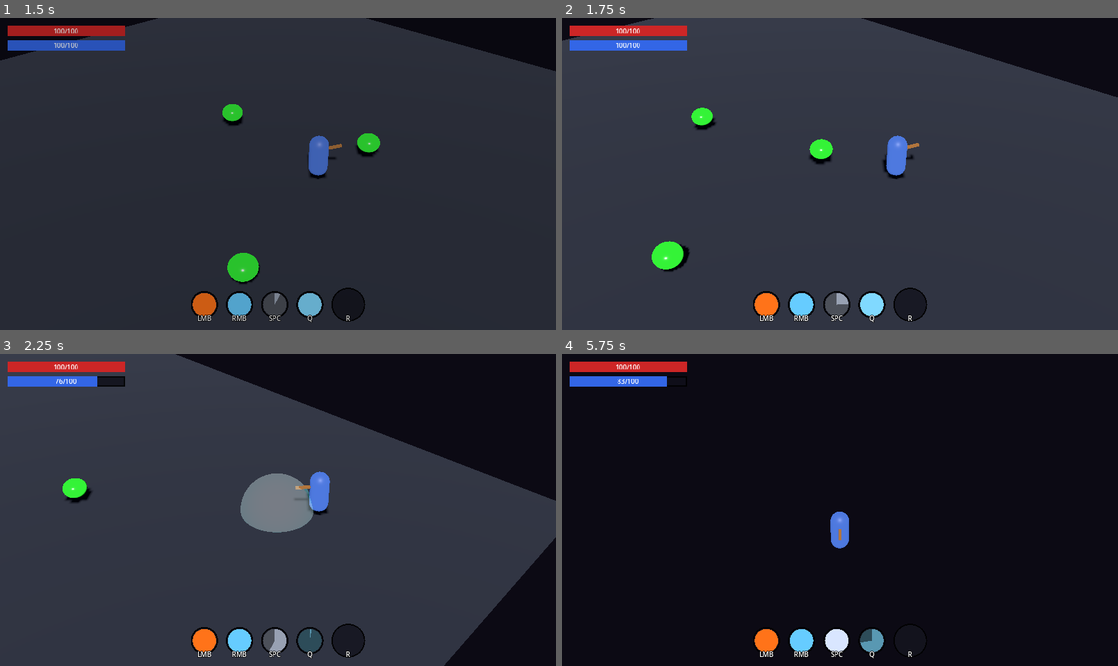
Above: before the commit, frames 1-4 (two rows, left to right).
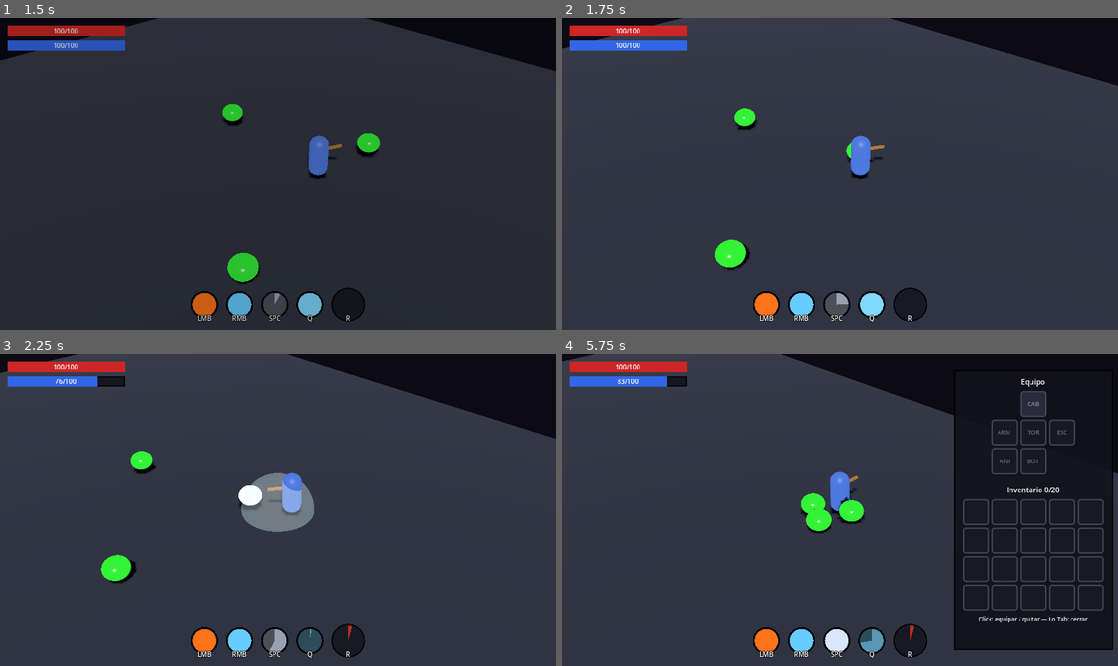
Above: after the commit, the same moments.

Repository: meatxsucks/godot-game
Game: Godot game, scene res://scenes/ui/MainMenu.tscn
Two runs of this game, one before a commit and one after it. Both use one fixed random seed, a clock stepped at 60 frames per second and the inputs below.
Inputs (mouse positions are in pixels of both pictures, inside the frame that each line leads up to):
- Up to frame 1 (1.5 s): click "Comenzar" at 0.5 s; move the mouse to (400, 158) at 1.27 s; hold D (move_right) from 1.28 s (still down); tap Space (ability_dash) at 1.35 s
- Up to frame 2 (1.75 s): keep holding D (move_right)
- Up to frame 3 (2.25 s): move the mouse to (166, 525) at 2.02 s; release D (move_right) at 2.03 s; hold S (move_down) from 2.03 s (still down); tap Q (ability_nova) at 2.1 s
- Up to frame 4 (5.75 s): move the mouse to (895, 441) at 2.77 s; release S (move_down) at 2.78 s; hold D (move_right) 2.78-3.53 s; tap R (ability_super) at 2.85 s; move the mouse to (812, 572) at 3.52 s; hold W (move_up) 3.53-4.28 s; click (812, 572) at 3.6 s; move the mouse to (1006, 556) at 4.27 s; hold A (move_left) 4.28-5 s; right-click (1006, 556) at 4.35 s; tap I (toggle_inventory, bound only after the commit) at 4.9 s; click (1034, 403) at 5 s, where only the run after the commit has a clickable "CAB"

Frame 1 is identical in both runs. In frame 2, 4.3% of the frame differs, in the area x 0-100%, y 0-82%; in frame 3, 16%; in frame 4, 69%, in the area x 0-100%, y 0-100%.

Commit message:
Inventario + equipamiento estilo Tibia y fix del dash
- Inventario de 20 casillas: el loot se recoge (pick_up), ya no auto-equipa
- 6 slots de equipo: cabeza, torso, arma, escudo/orbe, anillo, botas
- Armas a dos manos: desplazan el offhand (y viceversa); smoke test headless
- Bases nuevas: sombrero, botas, escudo de madera, bastón de guerra 2H
- Stat move_speed (%) con afijo 'del Viento' exclusivo de botas
- InventoryPanel con toggle I/Tab: cruz de equipo 3x3 + grilla 5x4,
  tooltips con la ficha completa del ítem, bloquea el casteo al estar abierto
- Dash: corte en seco al terminar el impulso (sin resbalar)

Diff:
--- a/project.godot
+++ b/project.godot
@@ -80,3 +80,9 @@
 "events": [Object(InputEventKey,"resource_local_to_scene":false,"resource_name":"","device":-1,"window_id":0,"alt_press …(192 unchanged characters)…
 ]
 }
+toggle_inventory={
+"deadzone": 0.5,
+"events": [Object(InputEventKey,"resource_local_to_scene":false,"resource_name":"","device":-1,"window_id":0,"alt_pressed":false,"shift_pressed":false,"ctrl_pressed":false,"meta_pressed":false,"pressed":false,"keycode":0,"physical_keycode":73,"key_label":0,"unicode":105,"location":0,"echo":false,"script":null)
+, Object(InputEventKey,"resource_local_to_scene":false,"resource_name":"","device":-1,"window_id":0,"alt_pressed":false,"shift_pressed":false,"ctrl_pressed":false,"meta_pressed":false,"pressed":false,"keycode":0,"physical_keycode":4194306,"key_label":0,"unicode":0,"location":0,"echo":false,"script":null)
+]
+}
--- a/scenes/ui/HUD.tscn
+++ b/scenes/ui/HUD.tscn
@@ -1,6 +1,7 @@
-[gd_scene load_steps=5 format=3 uid="uid://chudingame001"]
+[gd_scene load_steps=6 format=3 uid="uid://chudingame001"]
 
 [ext_resource type="Script" path="res://scripts/ui/hud.gd" id="1_hud"]
+[ext_resource type="PackedScene" uid="uid://cinvpanel0001" path="res://scenes/ui/InventoryPanel.tscn" id="2_invpanel"]
 
 [sub_resource type="StyleBoxFlat" id="StyleBoxFlat_bar_bg"]
 bg_color = Color(0.06, 0.06, 0.1, 0.85)
@@ -96,3 +97,6 @@
 mouse_filter = 2
 theme_override_constants/separation = 10
 alignment = 1
+
+[node name="InventoryPanel" parent="Root" instance=ExtResource("2_invpanel")]
+unique_name_in_owner = true
--- /dev/null
+++ b/scenes/ui/InventoryPanel.tscn
@@ -0,0 +1,79 @@
+[gd_scene load_steps=3 format=3 uid="uid://cinvpanel0001"]
+
+[ext_resource type="Script" path="res://scripts/ui/inventory_panel.gd" id="1_inv"]
+
+[sub_resource type="StyleBoxFlat" id="StyleBoxFlat_panel"]
+content_margin_left = 10.0
+content_margin_top = 10.0
+content_margin_right = 10.0
+content_margin_bottom = 10.0
+bg_color = Color(0.07, 0.07, 0.11, 0.92)
+border_width_left = 2
+border_width_top = 2
+border_width_right = 2
+border_width_bottom = 2
+border_color = Color(0, 0, 0, 0.9)
+
+[node name="InventoryPanel" type="PanelContainer"]
+visible = false
+layout_mode = 1
+anchors_preset = 6
+anchor_left = 1.0
+anchor_top = 0.5
+anchor_right = 1.0
+anchor_bottom = 0.5
+offset_left = -252.0
+offset_top = -215.0
+offset_right = -8.0
+offset_bottom = 215.0
+grow_horizontal = 0
+grow_vertical = 2
+theme_override_styles/panel = SubResource("StyleBoxFlat_panel")
+script = ExtResource("1_inv")
+
+[node name="VBox" type="VBoxContainer" parent="."]
+layout_mode = 2
+theme_override_constants/separation = 6
+
+[node name="EquipTitle" type="Label" parent="VBox"]
+layout_mode = 2
+theme_override_font_sizes/font_size = 11
+text = "Equipo"
+horizontal_alignment = 1
+
+[node name="EquipCenter" type="CenterContainer" parent="VBox"]
+layout_mode = 2
+
+[node name="EquipGrid" type="GridContainer" parent="VBox/EquipCenter"]
+unique_name_in_owner = true
+layout_mode = 2
+theme_override_constants/h_separation = 4
+theme_override_constants/v_separation = 4
+columns = 3
+
+[node name="HSep" type="HSeparator" parent="VBox"]
+layout_mode = 2
+
+[node name="InvCounter" type="Label" parent="VBox"]
+unique_name_in_owner = true
+layout_mode = 2
+theme_override_font_sizes/font_size = 11
+text = "Inventario 0/20"
+horizontal_alignment = 1
+
+[node name="InvCenter" type="CenterContainer" parent="VBox"]
+layout_mode = 2
+
+[node name="InvGrid" type="GridContainer" parent="VBox/InvCenter"]
+unique_name_in_owner = true
+layout_mode = 2
+theme_override_constants/h_separation = 4
+theme_override_constants/v_separation = 4
+columns = 5
+
+[node name="Hint" type="Label" parent="VBox"]
+layout_mode = 2
+theme_override_font_sizes/font_size = 9
+text = "Click: equipar / quitar — I o Tab: cerrar"
+horizontal_alignment = 1
+autowrap_mode = 2
--- a/scripts/loot/item_base.gd
+++ b/scripts/loot/item_base.gd
@@ -5,10 +5,13 @@
 @export var id: StringName
 ## Nombre visible del tipo, p.ej. "Bastón", "Orbe", "Anillo".
 @export var name: String = ""
-## Tipo lógico: &"staff", &"orb", &"wand", &"ring", &"armor".
+## Tipo lógico: &"staff", &"orb", &"wand", &"ring", &"armor", &"helmet",
+## &"shield", &"boots".
 @export var type: StringName
-## Slot de equipo: &"weapon", &"offhand", &"ring", &"armor".
+## Slot de equipo: &"head", &"armor", &"weapon", &"offhand", &"ring", &"boots".
 @export var slot: StringName
+## Arma a dos manos: al equiparla desplaza el offhand (y viceversa).
+@export var two_handed: bool = false
 ## Stats base implícitos del item (stat -> valor).
 @export var base_stats: Dictionary = {}
 ## Etiquetas de afijos permitidas (vacío = todas). Filtra el pool.
--- a/scripts/loot/loot_database.gd
+++ b/scripts/loot/loot_database.gd
@@ -16,13 +16,14 @@
 
 # --- Constructores helper -------------------------------------------------
 
-func _base(id: StringName, name: String, type: StringName, slot: StringName, base_stats: Dictionary) -> ItemBase:
+func _base(id: StringName, name: String, type: StringName, slot: StringName, base_stats: Dictionary, two_handed := false) -> ItemBase:
 	var b := ItemBase.new()
 	b.id = id
 	b.name = name
 	b.type = type
 	b.slot = slot
 	b.base_stats = base_stats
+	b.two_handed = two_handed
 	return b
 
 func _affix(id: StringName, word: String, kind: int, stat: StringName, label: String,
@@ -64,6 +65,11 @@
 		_base(&"wand_bone", "Varita de hueso", &"wand", &"weapon", {&"spell_damage": 5.0, &"cast_speed": 5.0}),
 		_base(&"ring_copper", "Anillo de cobre", &"ring", &"ring", {&"crit_chance": 2.0}),
 		_base(&"robe_linen", "Túnica de lino", &"armor", &"armor", {&"max_health": 25.0}),
+		# Equipo estilo Tibia: cabeza, botas, escudo y arma a dos manos.
+		_base(&"hat_cloth", "Sombrero de tela", &"helmet", &"head", {&"max_mana": 12.0, &"max_health": 8.0}),
+		_base(&"boots_leather", "Botas de cuero", &"boots", &"boots", {&"max_health": 10.0, &"move_speed": 3.0}),
+		_base(&"shield_wood", "Escudo de madera", &"shield", &"offhand", {&"max_health": 20.0, &"res_fire": 5.0}),
+		_base(&"staff_war", "Bastón de guerra", &"staff", &"weapon", {&"spell_damage": 14.0}, true),
 	]
 
 func _build_affixes() -> void:
@@ -90,6 +96,8 @@
 		_affix(&"res_cold", "del Invierno", K.SUFFIX, &"res_cold", "Resist. al hielo", M.PERCENT, 5, 15, 0.3, 55, T.UNCOMMON, [], [&"defense", &"cold"]),
 		_affix(&"res_light", "de la Tormenta", K.SUFFIX, &"res_lightning", "Resist. al rayo", M.PERCENT, 5, 15, 0.3, 55, T.UNCOMMON, [], [&"defense", &"lightning"]),
 		_affix(&"area", "del Coloso", K.SUFFIX, &"area", "Área de efecto", M.PERCENT, 4, 10, 0.2, 35, T.EPIC, [], [&"utility"]),
+		# Solo botas: velocidad de movimiento (FLAT = puntos de % directos).
+		_affix(&"move_speed", "del Viento", K.SUFFIX, &"move_speed", "Vel. de movimiento", M.FLAT, 3, 8, 0.2, 50, T.UNCOMMON, [&"boots"], [&"utility"]),
 	]
 
 func _build_legendaries() -> void:
--- a/scripts/loot/loot_drop.gd
+++ b/scripts/loot/loot_drop.gd
@@ -34,11 +34,10 @@
 func _on_body_entered(body: Node3D) -> void:
 	if not body.is_in_group("player") or item == null:
 		return
-	print("--- LOOT RECOGIDO ---")
-	print(item.to_text())
-	# Equipar de verdad: aplica los stats del ítem al mago.
-	if body.has_method("equip"):
-		var previous: LootItem = body.equip(item)
-		if previous:
-			print("(reemplaza: %s)" % previous.display_name)
+	# Al inventario: la decisión de equipar es del jugador (estilo Tibia).
+	if not body.has_method("pick_up"):
+		return
+	if not body.pick_up(item):
+		return # inventario lleno: el drop queda en el suelo
+	print("[Loot] recogido: %s" % item.display_name)
 	queue_free()
--- a/scripts/player/player_controller.gd
+++ b/scripts/player/player_controller.gd
@@ -19,12 +19,22 @@
 	&"ability_super",
 ]
 
+## Capacidad del inventario (loot recogido, aún no equipado).
+const INVENTORY_SIZE := 20
+
 ## Stats del mago (base + loot equipado). Fuente de verdad del combate.
 var stats := PlayerStats.new()
 
 ## Barra de poderes (5 slots) y el cooldown restante de cada uno.
 var abilities: Array[Ability] = []
 var cooldowns: Array[float] = []
+
+## Loot recogido. Se equipa a mano desde el panel de inventario.
+var inventory: Array[LootItem] = []
+
+## false mientras el inventario está abierto: no se castean poderes
+## (los cooldowns siguen corriendo).
+var combat_input_enabled: bool = true
 
 ## Stamina del super (0..SUPER_MAX). Se gana dañando y matando enemigos.
 var super_charge: float = 0.0
@@ -38,6 +48,7 @@
 signal mana_changed(current: float, maximum: float)
 signal item_equipped(item: LootItem, previous: LootItem)
 signal super_charge_changed(current: float, maximum: float)
+signal inventory_changed
 
 @onready var visual: Node3D = $Visual
 @onready var wand: MeshInstance3D = $Visual/Wand
@@ -64,12 +75,21 @@
 
 # --- Movimiento -----------------------------------------------------------
 
+## Velocidad de caminata real: base + move_speed (%) de las botas/loot.
+func current_speed() -> float:
+	return speed * (1.0 + stats.get_stat(&"move_speed") / 100.0)
+
 func _move(delta: float) -> void:
 	# Durante el dash la velocidad está bloqueada al impulso.
 	if _dash_timer > 0.0:
 		_dash_timer -= delta
-		velocity.x = _dash_dir.x * speed * DASH_SPEED_MULT
-		velocity.z = _dash_dir.z * speed * DASH_SPEED_MULT
+		velocity.x = _dash_dir.x * current_speed() * DASH_SPEED_MULT
+		velocity.z = _dash_dir.z * current_speed() * DASH_SPEED_MULT
+		# Al terminar el impulso se corta en seco a velocidad de caminata:
+		# sin esto el mago "resbala" mientras desacelera desde x4.
+		if _dash_timer <= 0.0:
+			velocity.x = _dash_dir.x * current_speed()
+			velocity.z = _dash_dir.z * current_speed()
 		if not is_on_floor():
 			velocity.y -= 9.8 * delta
 		move_and_slide()
@@ -78,8 +98,8 @@
 	var direction := _camera_aligned_input()
 
 	if direction:
-		velocity.x = move_toward(velocity.x, direction.x * speed, acceleration * delta)
-		velocity.z = move_toward(velocity.z, direction.z * speed, acceleration * delta)
+		velocity.x = move_toward(velocity.x, direction.x * current_speed(), acceleration * delta)
+		velocity.z = move_toward(velocity.z, direction.z * current_speed(), acceleration * delta)
 	else:
 		velocity.x = move_toward(velocity.x, 0, acceleration * delta)
 		velocity.z = move_toward(velocity.z, 0, acceleration * delta)
@@ -148,6 +168,8 @@
 func _update_abilities(delta: float) -> void:
 	for i in abilities.size():
 		cooldowns[i] = maxf(0.0, cooldowns[i] - delta)
+		if not combat_input_enabled:
+			continue
 		var action := ABILITY_ACTIONS[i]
 		var pressed := Input.is_action_pressed(action) if abilities[i].hold_to_cast \
 				else Input.is_action_just_pressed(action)
@@ -211,13 +233,52 @@
 	# Placeholder: aquí iría game over / respawn. Por ahora solo log.
 	print("[Player] derrotado")
 
-# --- Loteo ----------------------------------------------------------------
-
-## Equipa un ítem recogido y propaga el cambio de stats. Devuelve el ítem previo.
+# --- Loteo / inventario -----------------------------------------------------
+
+## Recoge un ítem del suelo al inventario. false = inventario lleno.
+func pick_up(item: LootItem) -> bool:
+	if item == null or inventory.size() >= INVENTORY_SIZE:
+		return false
+	inventory.append(item)
+	inventory_changed.emit()
+	return true
+
+## Equipa el ítem en `index` del inventario. Los desplazados (slot ocupado,
+## conflicto a dos manos) vuelven al inventario.
+func equip_from_inventory(index: int) -> void:
+	if index < 0 or index >= inventory.size():
+		return
+	var item := inventory[index]
+	inventory.remove_at(index)
+	var displaced := stats.equip(item)
+	inventory.append_array(displaced)
+	inventory_changed.emit()
+	_emit_resource_signals()
+	stats_changed.emit()
+	item_equipped.emit(item, displaced[0] if not displaced.is_empty() else null)
+
+## Desequipa un slot hacia el inventario (si hay espacio).
+func unequip_slot(slot: StringName) -> void:
+	if inventory.size() >= INVENTORY_SIZE:
+		return
+	var item := stats.unequip(slot)
+	if item == null:
+		return
+	inventory.append(item)
+	inventory_changed.emit()
+	_emit_resource_signals()
+	stats_changed.emit()
+
+## Equipa un ítem directamente (sin pasar por el inventario); los desplazados
+## sí van al inventario. Devuelve el primero desplazado (o null).
 func equip(item: LootItem) -> LootItem:
-	var previous := stats.equip(item)
-	_emit_resource_signals()
-	stats_changed.emit()
+	var displaced := stats.equip(item)
+	inventory.append_array(displaced)
+	if not displaced.is_empty():
+		inventory_changed.emit()
+	_emit_resource_signals()
+	stats_changed.emit()
+	var previous: LootItem = displaced[0] if not displaced.is_empty() else null
 	item_equipped.emit(item, previous)
 	return previous
 
--- a/scripts/player/player_stats.gd
+++ b/scripts/player/player_stats.gd
@@ -19,13 +19,14 @@
 	&"crit_damage": 50.0,      # % de daño extra al critear
 	&"cast_speed": 0.0,        # % (reduce el cooldown de lanzamiento)
 	&"cooldown_reduction": 0.0,# %
+	&"move_speed": 0.0,        # % de velocidad de movimiento (botas)
 	&"area": 0.0,              # %
 	&"res_fire": 0.0,
 	&"res_cold": 0.0,
 	&"res_lightning": 0.0,
 }
 
-## slot (&"weapon", &"offhand", &"ring", &"armor") -> LootItem
+## slot (&"head", &"armor", &"weapon", &"offhand", &"ring", &"boots") -> LootItem
 var equipment := {}
 
 var health: float = 0.0
@@ -39,18 +40,47 @@
 	health = get_stat(&"max_health")
 	mana = get_stat(&"max_mana")
 
-## Equipa un ítem en su slot. Devuelve el ítem que estaba antes (o null).
-func equip(item: LootItem) -> LootItem:
+## Equipa un ítem en su slot. Devuelve los ítems desplazados (0-2: el que
+## ocupaba el slot, más el offhand/arma si hay conflicto a dos manos).
+func equip(item: LootItem) -> Array[LootItem]:
+	var displaced: Array[LootItem] = []
 	if item == null or item.base == null:
-		return null
+		return displaced
 	var slot: StringName = item.base.slot
-	var previous = equipment.get(slot, null)
+
+	# Arma a dos manos: ocupa también la mano secundaria.
+	if slot == &"weapon" and item.base.two_handed and equipment.get(&"offhand") != null:
+		displaced.append(equipment[&"offhand"])
+		equipment.erase(&"offhand")
+	# Equipar offhand con un arma 2H puesta: el arma sale.
+	if slot == &"offhand":
+		var weapon: LootItem = equipment.get(&"weapon", null)
+		if weapon and weapon.base.two_handed:
+			displaced.append(weapon)
+			equipment.erase(&"weapon")
+
+	var previous: LootItem = equipment.get(slot, null)
+	if previous:
+		displaced.append(previous)
 	equipment[slot] = item
 	recompute()
-	# Re-clampear recursos a los nuevos máximos.
+	_clamp_resources()
+	return displaced
+
+## Saca el ítem de un slot. Devuelve el ítem (o null si estaba vacío).
+func unequip(slot: StringName) -> LootItem:
+	var item: LootItem = equipment.get(slot, null)
+	if item == null:
+		return null
+	equipment.erase(slot)
+	recompute()
+	_clamp_resources()
+	return item
+
+## Re-clampea vida/maná a los máximos actuales (tras cambiar el equipo).
+func _clamp_resources() -> void:
 	health = minf(health, get_stat(&"max_health"))
 	mana = minf(mana, get_stat(&"max_mana"))
-	return previous
 
 ## Recalcula el cache combinando base + planos + porcentajes de cada ítem.
 func recompute() -> void:
--- a/scripts/ui/hud.gd
+++ b/scripts/ui/hud.gd
@@ -8,6 +8,7 @@
 @onready var mana_bar: ProgressBar = %ManaBar
 @onready var mana_label: Label = %ManaLabel
 @onready var ability_bar: HBoxContainer = %AbilityBar
+@onready var inventory_panel: PanelContainer = %InventoryPanel
 
 var player: Node = null
 var _slots: Array[AbilitySlot] = []
@@ -21,9 +22,21 @@
 	player.mana_changed.connect(_on_mana_changed)
 	player.super_charge_changed.connect(_on_super_changed)
 	_build_slots()
+	inventory_panel.setup(player)
 	_on_health_changed(player.stats.health, player.stats.get_stat(&"max_health"))
 	_on_mana_changed(player.stats.mana, player.stats.get_stat(&"max_mana"))
 	_on_super_changed(player.super_charge, player.SUPER_MAX)
+
+func _input(event: InputEvent) -> void:
+	if event.is_action_pressed("toggle_inventory"):
+		_toggle_inventory()
+
+## Abre/cierra el inventario. Mientras está abierto, el player no castea
+## (así el click en las casillas no dispara la Bola de Fuego).
+func _toggle_inventory() -> void:
+	inventory_panel.visible = not inventory_panel.visible
+	if player:
+		player.combat_input_enabled = not inventory_panel.visible
 
 func _build_slots() -> void:
 	for i in player.abilities.size():
--- /dev/null
+++ b/scripts/ui/inventory_panel.gd
@@ -0,0 +1,72 @@
+## Panel de inventario + equipo estilo Tibia. Las casillas se crean por código.
+## Click en un ítem del inventario = equipar; click en un slot de equipo = quitar.
+extends PanelContainer
+
+## Cruz de equipo (grilla 3x3, &"" = hueco vacío).
+const EQUIP_LAYOUT: Array[StringName] = [
+	&"", &"head", &"",
+	&"weapon", &"armor", &"offhand",
+	&"ring", &"boots", &"",
+]
+
+## Etiqueta de cada slot de equipo cuando está vacío.
+const SLOT_LABELS := {
+	&"head": "CAB",
+	&"weapon": "ARM",
+	&"armor": "TOR",
+	&"offhand": "ESC",
+	&"ring": "ANI",
+	&"boots": "BOT",
+}
+
+var player: Node = null
+
+@onready var equip_grid: GridContainer = %EquipGrid
+@onready var inv_grid: GridContainer = %InvGrid
+@onready var inv_counter: Label = %InvCounter
+
+var _equip_slots := {} # slot StringName -> ItemSlotUI
+var _inv_slots: Array[ItemSlotUI] = []
+
+## Conecta el panel al player y construye las casillas. Lo llama el HUD.
+func setup(p_player: Node) -> void:
+	player = p_player
+	player.inventory_changed.connect(refresh)
+	player.stats_changed.connect(refresh)
+	_build()
+	refresh()
+
+func _build() -> void:
+	for slot_name in EQUIP_LAYOUT:
+		if slot_name == &"":
+			var spacer := Control.new()
+			spacer.custom_minimum_size = Vector2(40, 40)
+			equip_grid.add_child(spacer)
+			continue
+		var slot := ItemSlotUI.new()
+		slot.placeholder = SLOT_LABELS[slot_name]
+		slot.pressed.connect(_on_equip_slot_pressed.bind(slot_name))
+		equip_grid.add_child(slot)
+		_equip_slots[slot_name] = slot
+
+	for i in player.INVENTORY_SIZE:
+		var slot := ItemSlotUI.new()
+		slot.pressed.connect(_on_inventory_slot_pressed.bind(i))
+		inv_grid.add_child(slot)
+		_inv_slots.append(slot)
+
+func refresh() -> void:
+	if player == null:
+		return
+	for slot_name in _equip_slots:
+		_equip_slots[slot_name].set_item(player.stats.equipment.get(slot_name, null))
+	for i in _inv_slots.size():
+		var item: LootItem = player.inventory[i] if i < player.inventory.size() else null
+		_inv_slots[i].set_item(item)
+	inv_counter.text = "Inventario %d/%d" % [player.inventory.size(), player.INVENTORY_SIZE]
+
+func _on_inventory_slot_pressed(index: int) -> void:
+	player.equip_from_inventory(index)
+
+func _on_equip_slot_pressed(slot_name: StringName) -> void:
+	player.unequip_slot(slot_name)
--- /dev/null
+++ b/scripts/ui/item_slot_ui.gd
@@ -0,0 +1,46 @@
+## Casilla de ítem (inventario o equipo) estilo Tibia: abreviatura y borde
+## coloreados por rareza, tooltip con la ficha completa del ítem.
+class_name ItemSlotUI
+extends Button
+
+## Texto mostrado cuando la casilla está vacía (etiqueta del slot de equipo).
+var placeholder: String = ""
+var item: LootItem = null
+
+func _init() -> void:
+	custom_minimum_size = Vector2(40, 40)
+	focus_mode = Control.FOCUS_NONE
+	add_theme_font_size_override(&"font_size", 9)
+
+func set_item(new_item: LootItem) -> void:
+	item = new_item
+
+	var style := StyleBoxFlat.new()
+	style.bg_color = Color(0.10, 0.10, 0.14, 0.95)
+	style.set_border_width_all(2)
+	style.set_corner_radius_all(4)
+
+	var tint: Color
+	if item == null:
+		text = placeholder
+		tooltip_text = ""
+		tint = Color(0.42, 0.42, 0.5)
+		style.border_color = Color(0.28, 0.28, 0.34)
+	else:
+		text = _abbrev(item.display_name)
+		tooltip_text = item.to_text()
+		tint = item.rarity_color()
+		style.border_color = tint
+
+	add_theme_color_override(&"font_color", tint)
+	add_theme_color_override(&"font_hover_color", tint.lightened(0.2))
+	add_theme_color_override(&"font_pressed_color", tint)
+	add_theme_stylebox_override(&"normal", style)
+
+	var hover: StyleBoxFlat = style.duplicate()
+	hover.bg_color = Color(0.17, 0.17, 0.24, 0.95)
+	add_theme_stylebox_override(&"hover", hover)
+	add_theme_stylebox_override(&"pressed", hover)
+
+func _abbrev(item_name: String) -> String:
+	return item_name.substr(0, 3).to_upper()
--- /dev/null
+++ b/tests/LootSmoke.tscn
@@ -0,0 +1,6 @@
+[gd_scene load_steps=2 format=3 uid="uid://ctestsmoke001"]
+
+[ext_resource type="Script" path="res://tests/loot_smoke.gd" id="1_smoke"]
+
+[node name="LootSmoke" type="Node"]
+script = ExtResource("1_smoke")
--- /dev/null
+++ b/tests/loot_smoke.gd
@@ -0,0 +1,40 @@
+## Smoke test de equip/unequip con armas a dos manos (se corre headless).
+extends Node
+
+func _ready() -> void:
+	var stats := PlayerStats.new()
+	var staff2h := _make_item(&"staff_war")
+	var orb := _make_item(&"orb_quartz")
+	var staff := _make_item(&"staff_oak")
+
+	# Equipar orbe y luego arma 2H: el orbe sale desplazado.
+	assert(stats.equip(orb).is_empty(), "orbe en slot vacío no desplaza nada")
+	var displaced := stats.equip(staff2h)
+	assert(displaced.size() == 1 and displaced[0] == orb, "2H desplaza al offhand")
+	assert(stats.equipment.get(&"offhand") == null, "offhand vacío con 2H")
+
+	# Equipar offhand con 2H puesta: el arma sale.
+	displaced = stats.equip(orb)
+	assert(displaced.size() == 1 and displaced[0] == staff2h, "offhand desplaza al arma 2H")
+
+	# Arma 1H convive con el offhand.
+	displaced = stats.equip(staff)
+	assert(displaced.is_empty(), "1H no desplaza al offhand")
+	assert(stats.equipment.get(&"offhand") == orb, "orbe sigue equipado")
+
+	# Unequip.
+	assert(stats.unequip(&"weapon") == staff, "unequip devuelve el ítem")
+	assert(stats.unequip(&"weapon") == null, "unequip de slot vacío devuelve null")
+
+	print("SMOKE OK")
+	get_tree().quit(0)
+
+func _make_item(base_id: StringName) -> LootItem:
+	var item := LootItem.new()
+	for b in LootDB.item_bases:
+		if b.id == base_id:
+			item.base = b
+	assert(item.base != null, "base %s existe en LootDB" % base_id)
+	item.display_name = item.base.name
+	item.recompute_stats()
+	return item
Not shown, added: scripts/ui/inventory_panel.gd.uid
Not shown, added: scripts/ui/item_slot_ui.gd.uid
Not shown, changed: IMPLEMENTED_FEATURES.md
